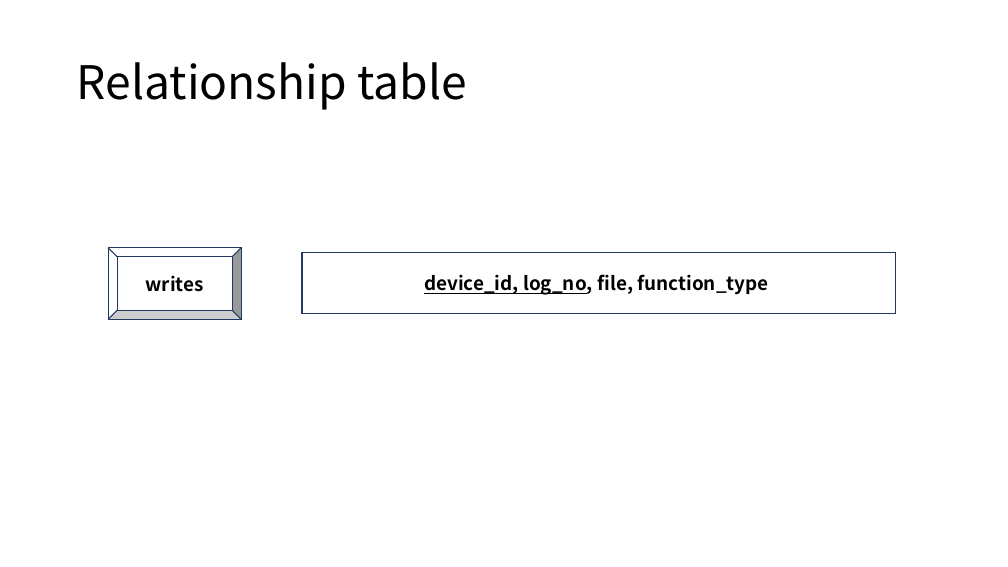
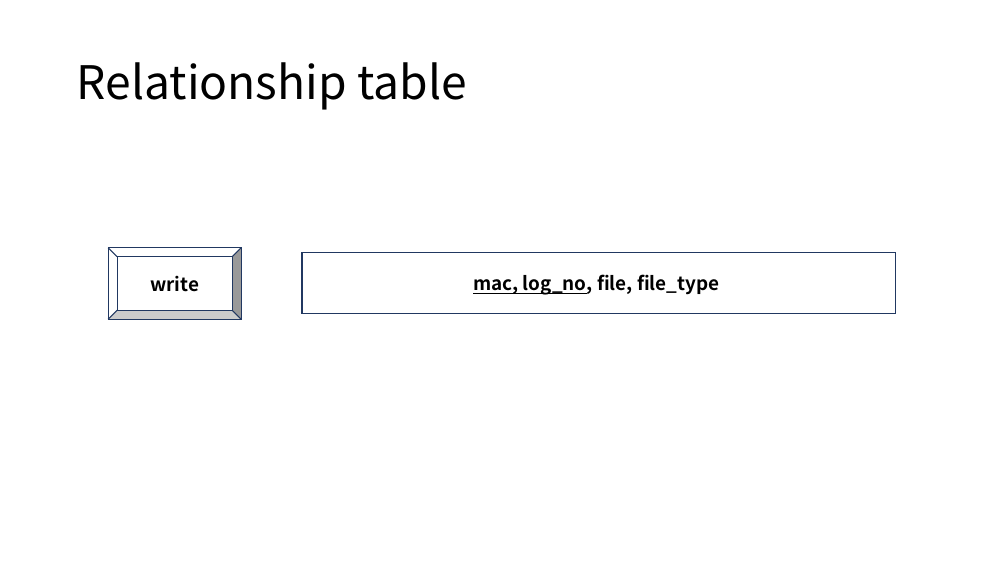
Before and after one commit to sjy286/raspberry_server, a slide deck: slide 6 of Rasp_data.pptx. Drawn at 1008x567 pixels with LibreOffice and Linux fonts; fonts in the diff are those of the drawing. Boxes give left, top, right and bottom in pixels: in the first picture for what was removed or moved away, otherwise in the second. Text is boxed around its words. In the diff, an @@ line names an element or a change of style, - is before the commit and + after.

```diff
--- a/Rasp_data.pptx
+++ b/Rasp_data.pptx
@@ text in bevel at (150, 275, 199, 292): text changed @@
-writes
+write
@@ text in rectangle at (473, 274, 719, 295): text changed @@
-device_id, log_no, file, function_type
+mac, log_no, file, file_type
```
Also in this commit, not shown: 9 other slides changed, 1 slide added.
